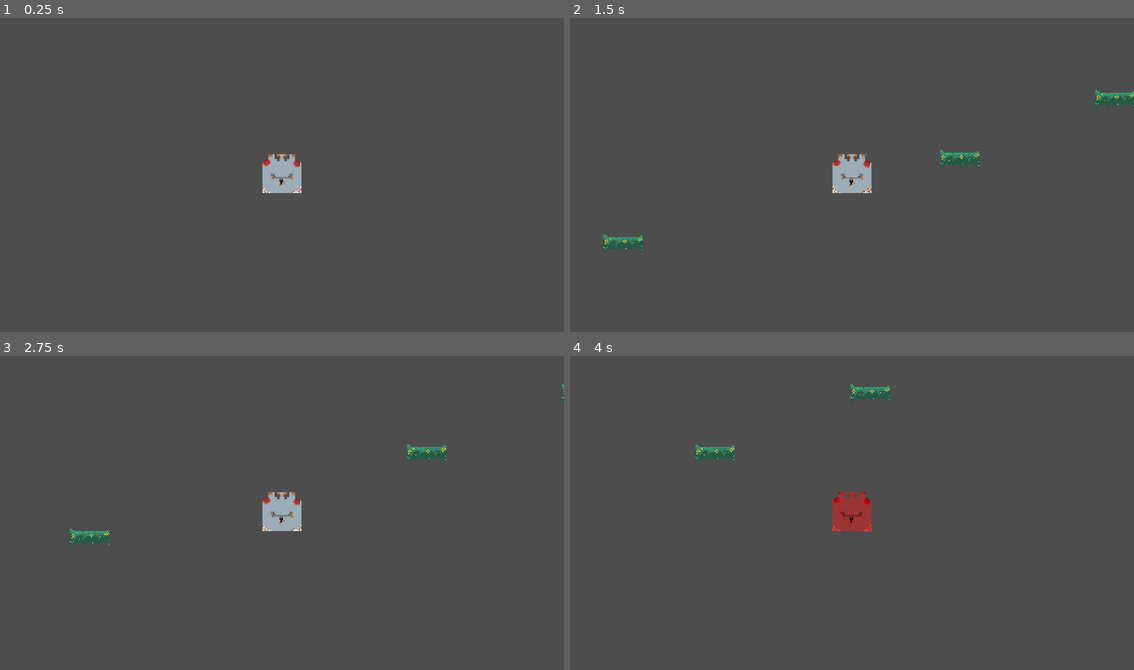
Above: before the commit, frames 1-4 (two rows, left to right).
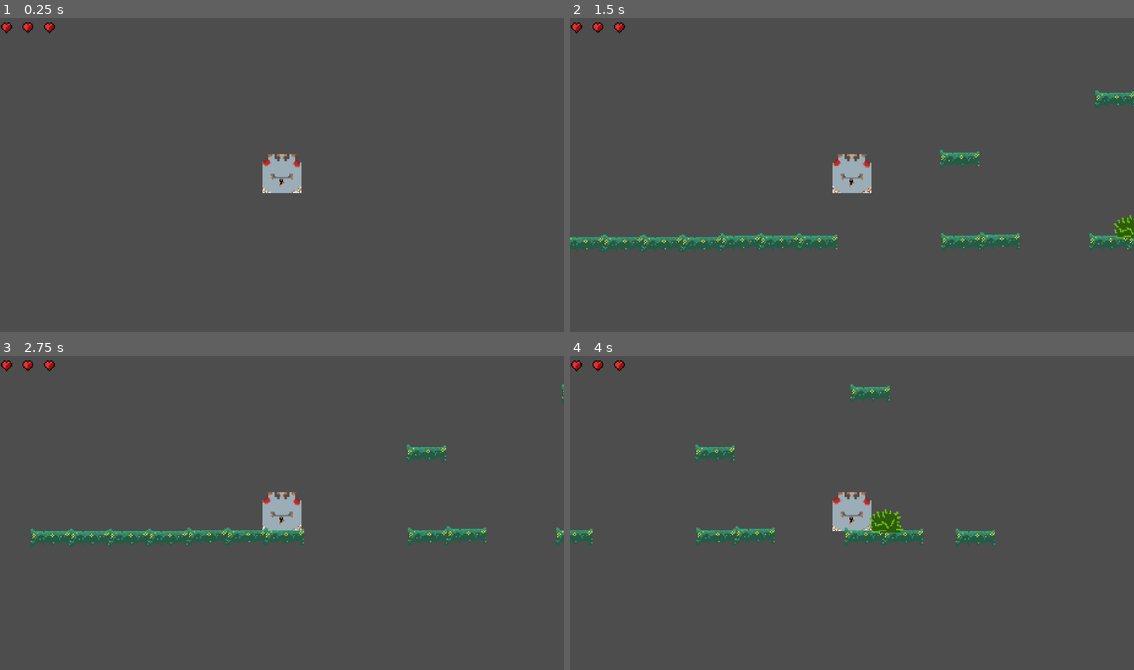
Above: after the commit, the same moments.

Repository: bryan-dams/godot-platformer
Game: Godot game, scene res://CENAS/base.tscn
Same seed, same stepped clock (60 frames per second), same inputs: the game is played once before the commit and once after it.
Inputs:
- Up to frame 1 (0.25 s): no input
- Up to frame 2 (1.5 s): tap Enter (ui_accept) at 0.5, 0.77 s; hold Right (ui_right) from 0.53 s (still down)
- Up to frame 3 (2.75 s): tap Enter (ui_accept) at 1.52 s; release Right (ui_right) at 2.03 s; hold Left (ui_left) from 2.03 s (still down)
- Up to frame 4 (4 s): release Left (ui_left) at 2.78 s; hold Right (ui_right) from 2.78 s (still down); tap Enter (ui_accept) at 3.02, 3.77 s

The runs differ from the first frame. In frame 1, 0.1% of the frame differs, in the area x 0-10%, y 1-5%; in frame 2, 2.9%, in the area x 0-100%, y 1-75%; in frame 3, 2.4%; in frame 4, 2.7%.

Commit message:
Adiciona HUD de vidas

Diff:
--- a/CENAS/base.tscn
+++ b/CENAS/base.tscn
@@ -3,6 +3,7 @@
 [ext_resource type="PackedScene" uid="uid://bya5tq7d2rncp" path="res://CENAS/player.tscn" id="1_rwxyx"]
 [ext_resource type="Texture2D" uid="uid://ce536377vnea" path="res://SPRITES/Sprite-0002.png" id="2_vceyb"]
 [ext_resource type="PackedScene" uid="uid://c1iipoob2gcv2" path="res://CENAS/cactus.tscn" id="3_117fw"]
+[ext_resource type="PackedScene" uid="uid://dovkvf1mpgf7" path="res://CENAS/hud.tscn" id="4_hp4v2"]
 
 [sub_resource type="RectangleShape2D" id="RectangleShape2D_rwxyx"]
 size = Vector2(800, 49)
@@ -22,8 +23,56 @@
 position = Vector2(0, 32.5)
 shape = SubResource("RectangleShape2D_rwxyx")
 
-[node name="Sprite2D" type="Sprite2D" parent="Ground" unique_id=1670632463]
+[node name="chao12" type="Sprite2D" parent="Ground" unique_id=141728309]
+position = Vector2(84, 3)
+texture = ExtResource("2_vceyb")
+
+[node name="chao1" type="Sprite2D" parent="Ground" unique_id=1670632463]
 position = Vector2(-224, 5)
+texture = ExtResource("2_vceyb")
+
+[node name="chao13" type="Sprite2D" parent="Ground" unique_id=1143608997]
+position = Vector2(205, 4)
+texture = ExtResource("2_vceyb")
+
+[node name="chao2" type="Sprite2D" parent="Ground" unique_id=1333635035]
+position = Vector2(264, 5)
+texture = ExtResource("2_vceyb")
+
+[node name="chao3" type="Sprite2D" parent="Ground" unique_id=702408464]
+position = Vector2(436, 5)
+texture = ExtResource("2_vceyb")
+
+[node name="chao4" type="Sprite2D" parent="Ground" unique_id=482590313]
+position = Vector2(173, 4)
+texture = ExtResource("2_vceyb")
+
+[node name="chao5" type="Sprite2D" parent="Ground" unique_id=1473732449]
+position = Vector2(-128, 4)
+texture = ExtResource("2_vceyb")
+
+[node name="chao6" type="Sprite2D" parent="Ground" unique_id=1272836646]
+position = Vector2(-96, 4)
+texture = ExtResource("2_vceyb")
+
+[node name="chao7" type="Sprite2D" parent="Ground" unique_id=637122970]
+position = Vector2(52, 4)
+texture = ExtResource("2_vceyb")
+
+[node name="chao8" type="Sprite2D" parent="Ground" unique_id=279235626]
+position = Vector2(-256, 5)
+texture = ExtResource("2_vceyb")
+
+[node name="chao9" type="Sprite2D" parent="Ground" unique_id=1040481554]
+position = Vector2(-160, 5)
+texture = ExtResource("2_vceyb")
+
+[node name="chao10" type="Sprite2D" parent="Ground" unique_id=2021115199]
+position = Vector2(-192, 5)
+texture = ExtResource("2_vceyb")
+
+[node name="chao11" type="Sprite2D" parent="Ground" unique_id=907244460]
+position = Vector2(-65, 4)
 texture = ExtResource("2_vceyb")
 
 [node name="Platform" type="StaticBody2D" parent="." unique_id=1654672490]
@@ -46,7 +95,7 @@
 [node name="Sprite2D" type="Sprite2D" parent="Platform2" unique_id=1445289961]
 texture = ExtResource("2_vceyb")
 
-[node name="cactus" parent="." unique_id=1745474210 instance=ExtResource("3_117fw")]
-position = Vector2(602, 370)
+[node name="cactus" parent="." unique_id=1921755503 instance=ExtResource("3_117fw")]
+position = Vector2(616, 353)
 
-[connection signal="body_entered" from="cactus" to="cactus" method="_on_body_entered"]
+[node name="HUD" parent="." unique_id=974173020 instance=ExtResource("4_hp4v2")]
--- a/CENAS/cactus.tscn
+++ b/CENAS/cactus.tscn
@@ -1,14 +1,21 @@
 [gd_scene format=3 uid="uid://c1iipoob2gcv2"]
 
 [ext_resource type="Script" uid="uid://chhs06b26wbw1" path="res://SCRIPTS/cactus.gd" id="1_5lvhk"]
+[ext_resource type="Texture2D" uid="uid://cneptjvo3wk3i" path="res://SPRITES/Sprite-0004.png" id="2_0sq3l"]
 
 [sub_resource type="RectangleShape2D" id="RectangleShape2D_jrkjc"]
-size = Vector2(9, 23)
+size = Vector2(26, 28)
 
-[node name="cactus" type="Area2D" unique_id=1745474210]
-position = Vector2(0, -26)
+[node name="cactus" type="Area2D" unique_id=1921755503]
+position = Vector2(0, -18)
 script = ExtResource("1_5lvhk")
 
-[node name="CollisionShape2D" type="CollisionShape2D" parent="." unique_id=2092176741]
-position = Vector2(0, 14)
+[node name="CollisionShape2D" type="CollisionShape2D" parent="." unique_id=859531562]
+position = Vector2(1, 28)
 shape = SubResource("RectangleShape2D_jrkjc")
+
+[node name="Sprite2D" type="Sprite2D" parent="." unique_id=308812027]
+position = Vector2(0, 28)
+texture = ExtResource("2_0sq3l")
+
+[connection signal="body_entered" from="." to="." method="_on_body_entered"]
--- /dev/null
+++ b/CENAS/hud.gd
@@ -0,0 +1,9 @@
+extends CanvasLayer
+
+func _ready():
+	update_health(3)
+
+func update_health(health):
+	$HBoxContainer/Heart1.visible = health >= 1
+	$HBoxContainer/Heart2.visible = health >= 2
+	$HBoxContainer/Heart3.visible = health >= 3
--- /dev/null
+++ b/CENAS/hud.tscn
@@ -0,0 +1,28 @@
+[gd_scene format=3 uid="uid://dovkvf1mpgf7"]
+
+[ext_resource type="Texture2D" uid="uid://cm6cn8gyd8wya" path="res://SPRITES/Sprite-0005.png" id="1_iaiia"]
+[ext_resource type="Script" uid="uid://uc0e0k7y4qnf" path="res://CENAS/hud.gd" id="1_xh2pc"]
+
+[node name="HUD" type="CanvasLayer" unique_id=974173020]
+script = ExtResource("1_xh2pc")
+
+[node name="HBoxContainer" type="HBoxContainer" parent="." unique_id=544185580]
+offset_left = -8.0
+offset_right = 32.0
+offset_bottom = 40.0
+alignment = 1
+
+[node name="Heart1" type="TextureRect" parent="HBoxContainer" unique_id=1445423115]
+layout_mode = 2
+texture = ExtResource("1_iaiia")
+expand_mode = 2
+
+[node name="Heart2" type="TextureRect" parent="HBoxContainer" unique_id=781858122]
+layout_mode = 2
+texture = ExtResource("1_iaiia")
+expand_mode = 2
+
+[node name="Heart3" type="TextureRect" parent="HBoxContainer" unique_id=1355154818]
+layout_mode = 2
+texture = ExtResource("1_iaiia")
+expand_mode = 2
--- a/SCRIPTS/cactus.gd
+++ b/SCRIPTS/cactus.gd
@@ -1,5 +1,5 @@
 extends Area2D
 
-
 func _on_body_entered(body: Node2D) -> void:
-	body.take_damage()
+	if body is CharacterBody2D:
+		body.take_damage()
--- a/SCRIPTS/player.gd
+++ b/SCRIPTS/player.gd
@@ -18,6 +18,8 @@
 func take_damage():
 	health -= 1
 
+	get_parent().get_node("HUD").update_health(health)
+
 	$Sprite2D.modulate = Color(1, 0.3, 0.3)
 
 	await get_tree().create_timer(0.15).timeout
Not shown, added: CENAS/hud.gd.uid
Binary file added: SPRITES/Sprite-0003.png
Not shown, added: SPRITES/Sprite-0003.png.import
Binary file added: SPRITES/Sprite-0004.png
Not shown, added: SPRITES/Sprite-0004.png.import
Binary file added: SPRITES/Sprite-0005.png
Not shown, added: SPRITES/Sprite-0005.png.import
